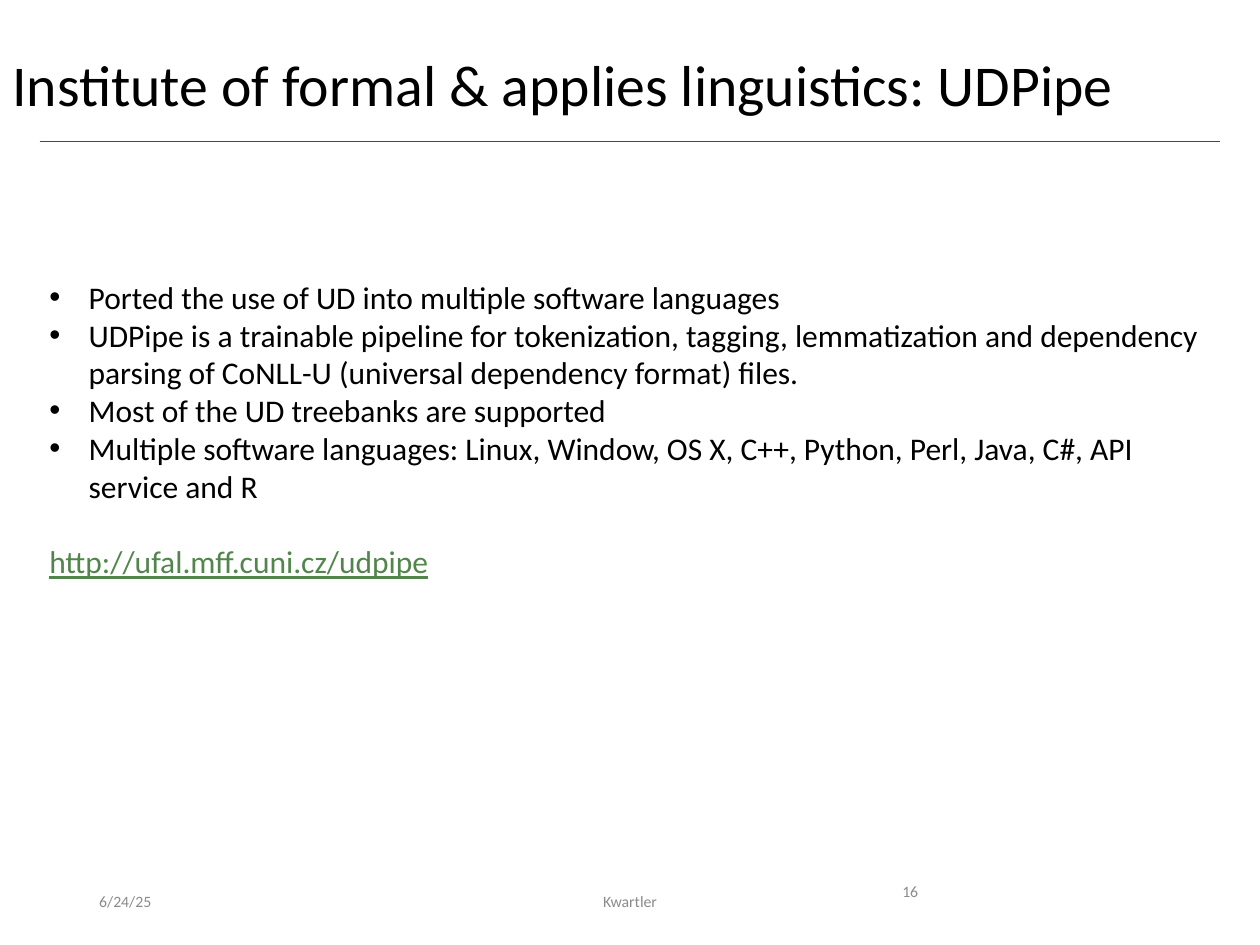
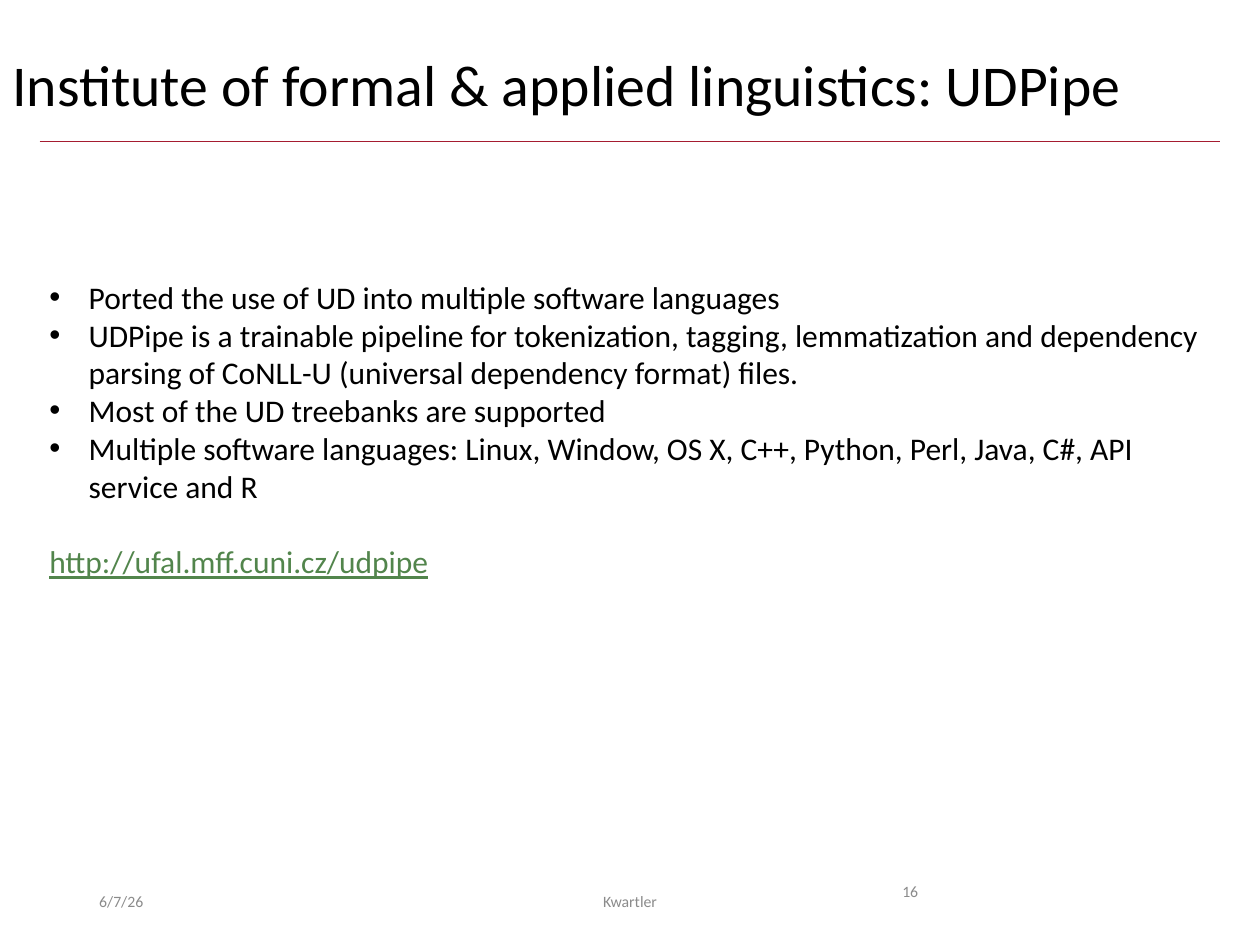
Before and after one commit to kwartler/GSERM_2025, a slide deck: slide 16 of lessons/Day3/B_SyntacticParsing_lemmatization.pptx. Drawn at 1260x945 pixels with LibreOffice and Linux fonts; fonts in the diff are those of the drawing. Boxes give left, top, right and bottom in pixels: in the first picture for what was removed or moved away, otherwise in the second. Text is boxed around its words. In the diff, an @@ line names an element or a change of style, - is before the commit and + after.

```diff
--- a/lessons/Day3/B_SyntacticParsing_lemmatization.pptx
+++ b/lessons/Day3/B_SyntacticParsing_lemmatization.pptx
@@ title at box(12, 66, 1121, 116): text changed @@
-Institute of formal & applies linguistics: UDPipe
+Institute of formal & applied linguistics: UDPipe
@@ text at box(99, 896, 143, 908): text changed @@
-6/24/25
+6/7/26
```
Also in this commit, not shown: 14 other slides changed, 5 other files.
